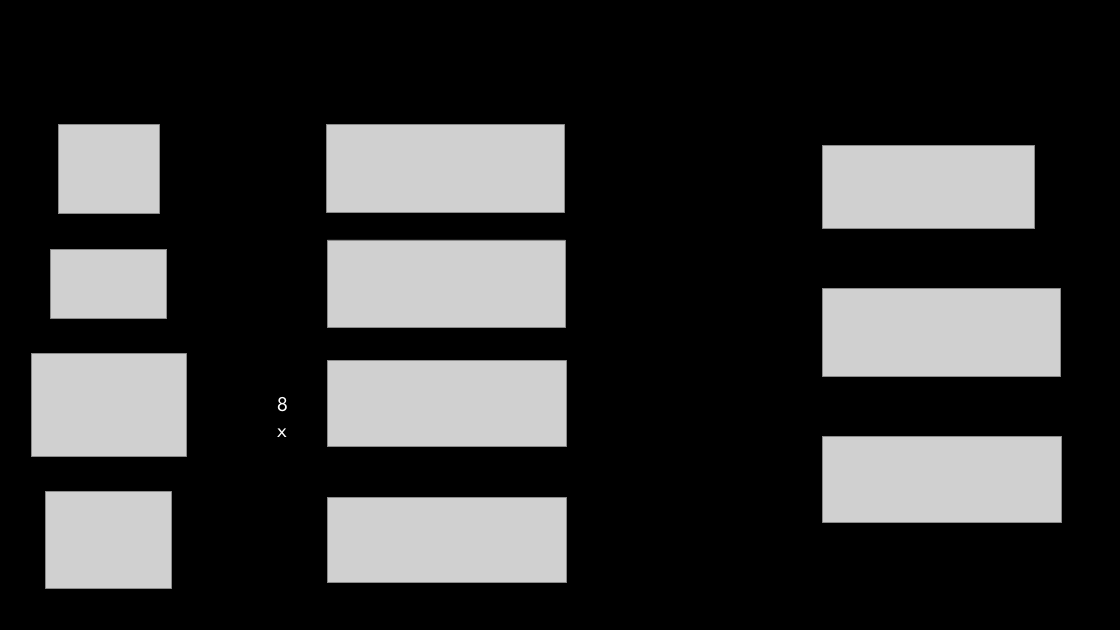
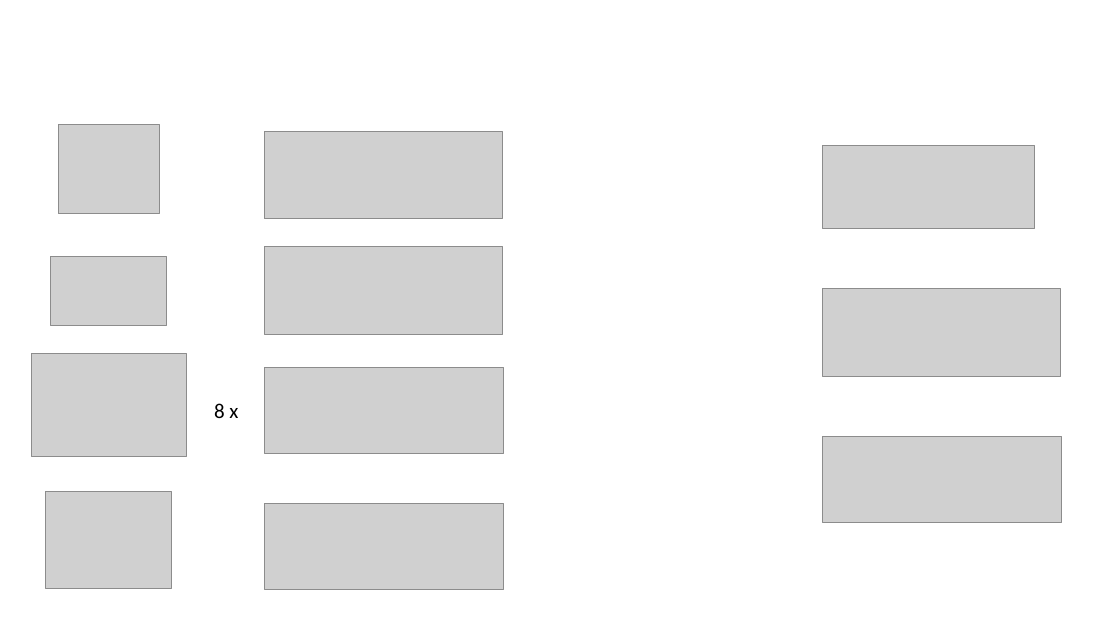
Before and after one commit to nettercm/simple_3pi_simulation, a slide deck: slide 17 of DPRG Monthly Meeting 2020-10-10.pptm (slide 11 before the commit). Drawn at 1120x630 pixels with LibreOffice and Linux fonts; fonts in the diff are those of the drawing; grey boxes stand for pictures; background and template pictures are left out. Boxes give left, top, right and bottom in pixels: in the first picture for what was removed or moved away, otherwise in the second. Text is boxed around its words. In the diff, an @@ line names an element or a change of style, - is before the commit and + after.

```diff
--- a/DPRG Monthly Meeting 2020-10-10.pptm
+++ b/DPRG Monthly Meeting 2020-10-10.pptm
@@ background picture (left out) to #FFFFFF @@
@@ picture: place and size @@
-picture at box(50, 250, 167, 318)
+picture at box(50, 256, 167, 325)
@@ 4 pictures, 1 text: place and size @@
-4 pictures, 1 text at box(277, 125, 566, 583)
+4 pictures, 1 text at box(214, 131, 503, 590)
@@ text "8 x" at box(214, 403, 238, 418): font League Spartan to Calibri, text colour #FFFFFF to #000000 @@
```
Also in this commit, not shown: 10 other slides changed, 8 slides added, 3 slides removed.
